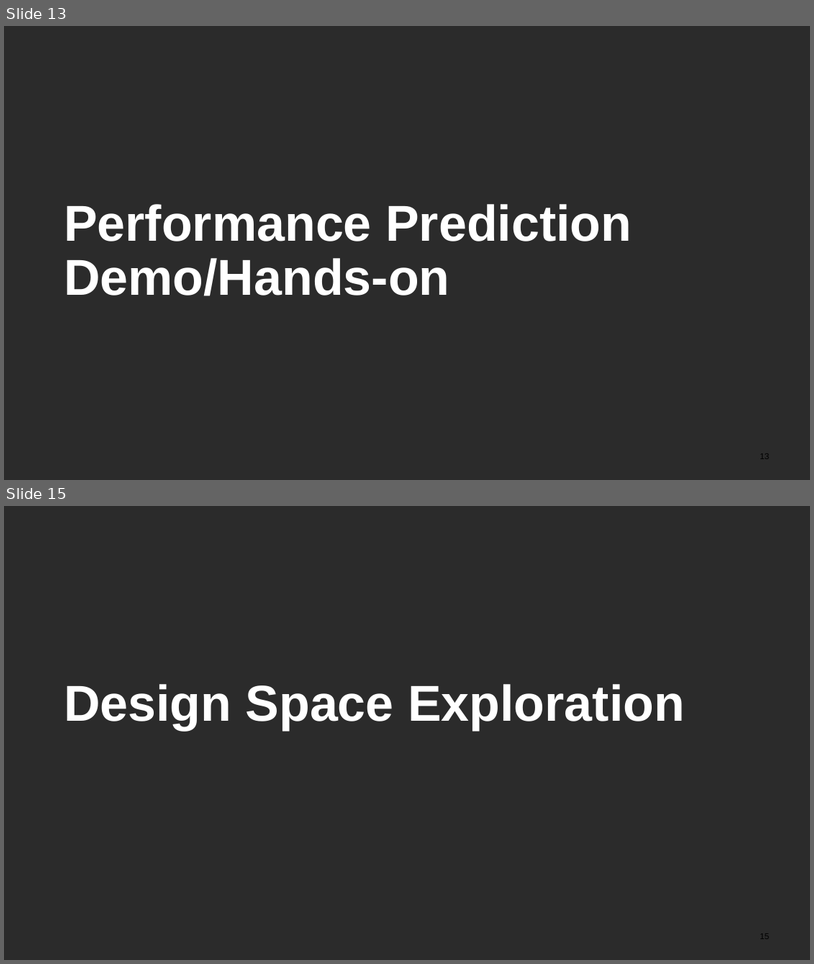
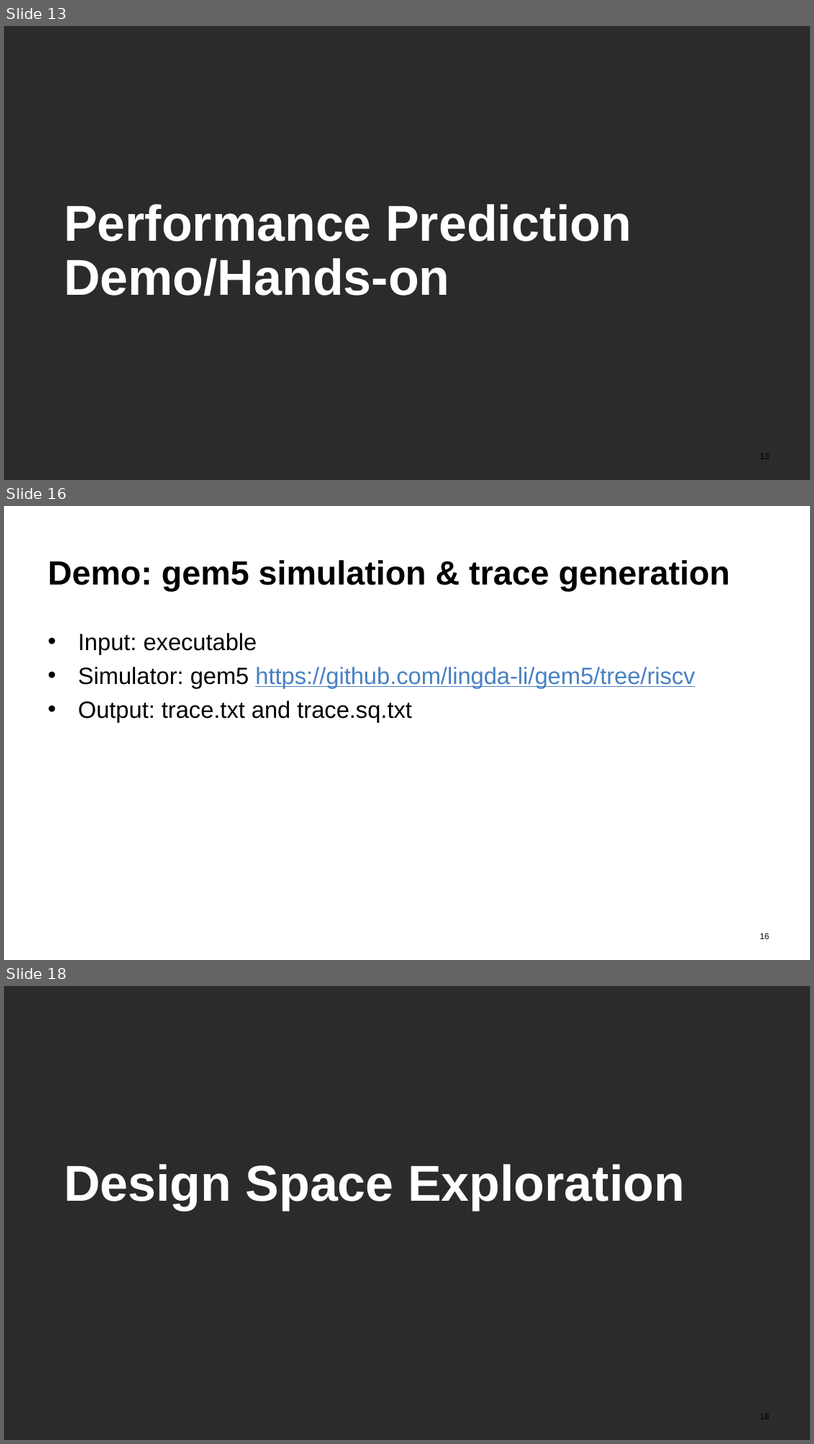
Before and after one commit to PerfVec/PerfVec, a slide deck: Tutorials/SIGMETRICS2025/sigmetrics25_tutorial_slides.pptx. Shown one above the other, each under a label of ours: slides 13 and 15 before the commit, slides 13, 16 and 18 after it; the slides between them are not shown. The pictures are 814x964 and 814x1444 pixels, drawn with LibreOffice and Linux fonts; fonts in the diff are those of the drawing; background and template pictures are left out; a plain dark background stands for a picture behind light text. Boxes give left, top, right and bottom in pixels: in the first picture for what was removed or moved away, otherwise in the second. Text is boxed around its words. In the diff, an @@ line names an element or a change of style, - is before the commit and + after.

```diff
--- a/Tutorials/SIGMETRICS2025/sigmetrics25_tutorial_slides.pptx
+++ b/Tutorials/SIGMETRICS2025/sigmetrics25_tutorial_slides.pptx
@@ slide 16 added at (x1=4, y1=506, x2=810, y2=960), background picture (left out) @@
@@ title added at (x1=48, y1=560, x2=730, y2=591), 40 pt, text #000000, bold @@
+Demo: gem5 simulation & trace generation
@@ text added at (x1=78, y1=633, x2=695, y2=721), 28 pt, text #000000 @@
+• Input: executable
+• Simulator: gem5 https://github.com/lingda-li/gem5/tree/riscv
+• Output: trace.txt and trace.sq.txt
@@ page number added at (x1=760, y1=933, x2=769, y2=939), 10 pt, text #000000 @@
+16
@@ what was slide 15 is now slide 18 @@
```
Also in this commit, not shown: 1 slide changed, 3 other slides added, 2 slides removed.
